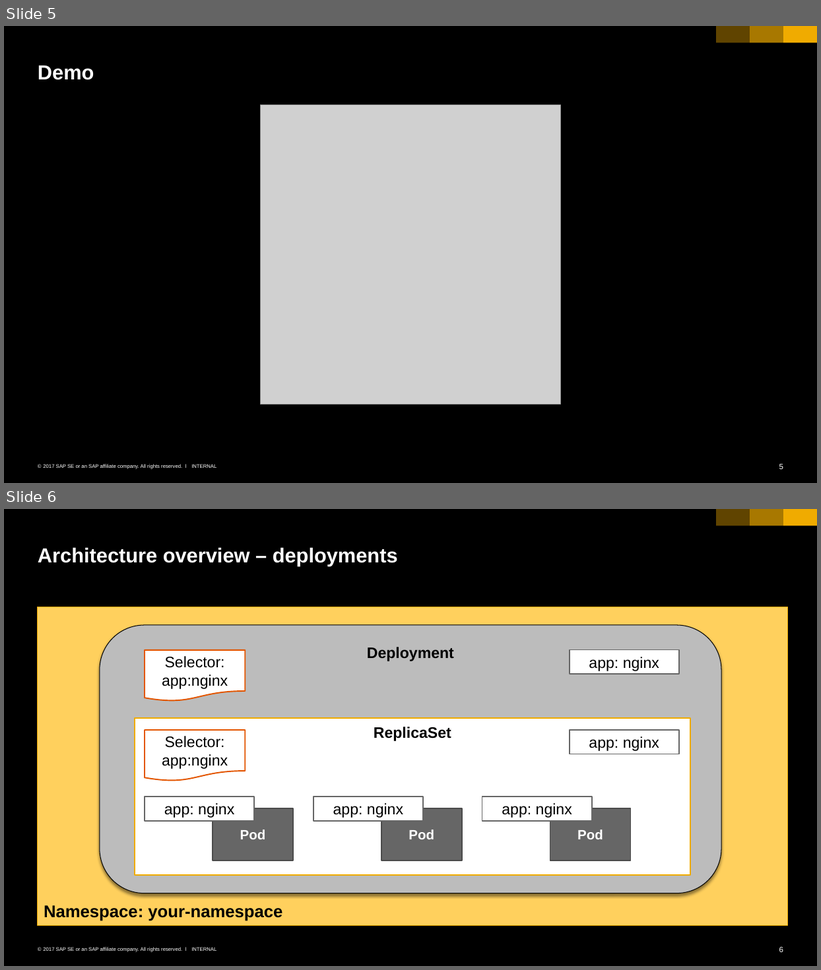
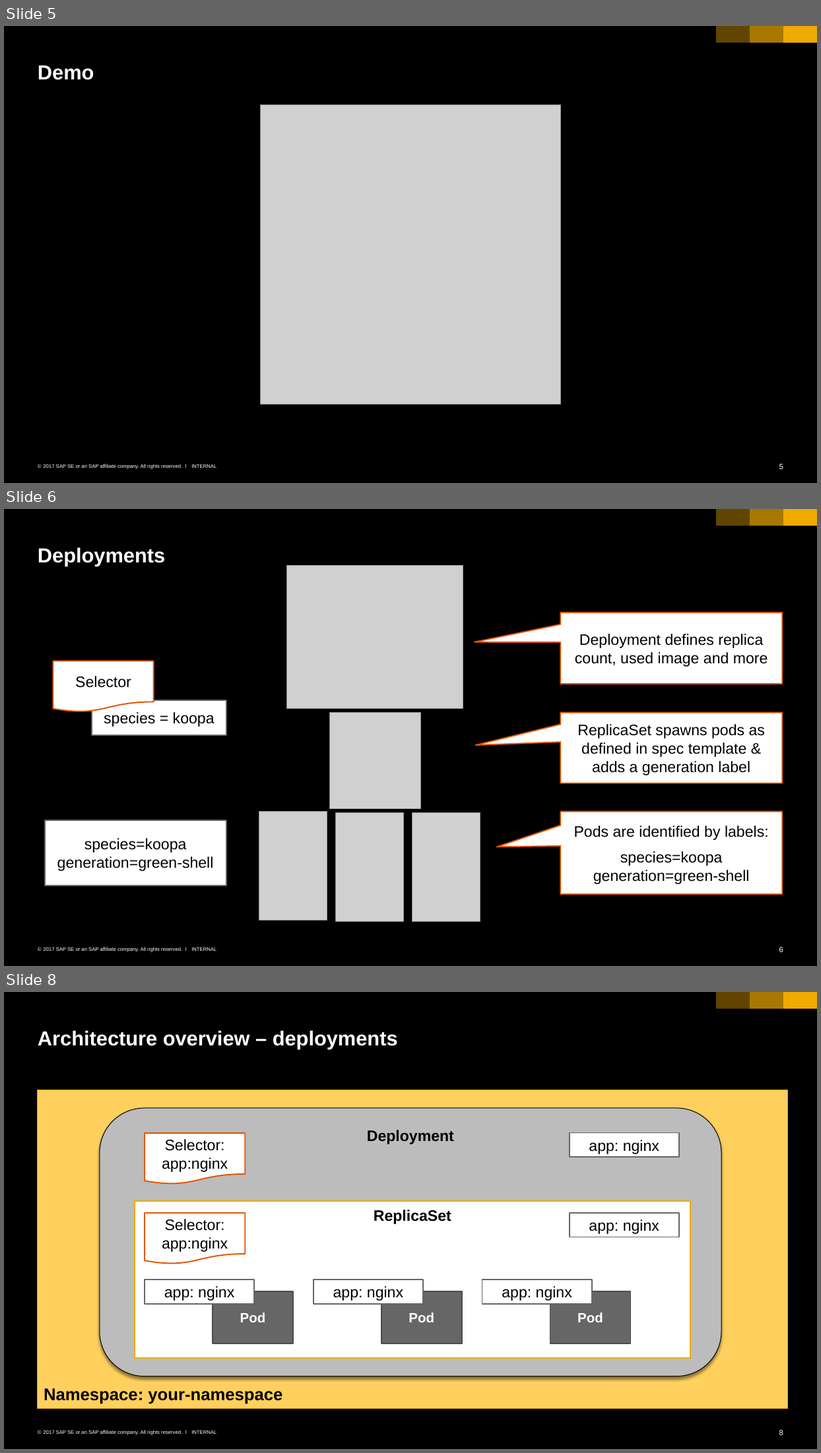
Before and after one commit to cuijiyao01/docker-k8s-training, a slide deck: kubernetes/03_labels_and_deployments.pptx. Shown one above the other, each under a label of ours: slides 5 and 6 before the commit, slides 5, 6 and 8 after it; the slides between them are not shown. The pictures are 821x970 and 821x1453 pixels, drawn with LibreOffice and Linux fonts; fonts in the diff are those of the drawing; grey boxes stand for pictures. Boxes give left, top, right and bottom in pixels: in the first picture for what was removed or moved away, otherwise in the second. Text is boxed around its words. In the diff, an @@ line names an element or a change of style, - is before the commit and + after.

Commit message:
nintendo-fy deployments

```diff
--- a/kubernetes/03_labels_and_deployments.pptx
+++ b/kubernetes/03_labels_and_deployments.pptx
@@ slide 6 added at [4, 509, 817, 966], background #000000; not listed: 6 template elements that a slide beside it also shows @@
@@ title added at [38, 547, 165, 566], 24 pt, text #FFFFFF, bold @@
+Deployments
@@ picture added at [287, 565, 463, 708] @@
@@ speech box added at [560, 613, 782, 684], fill #FFFFFF, outline #E35500 1.5 pt, 18 pt, text #000000 @@
+Deployment defines replica count, used image and more
@@ flow chart document added at [54, 661, 154, 712], fill #FFFFFF, outline #E35500 1.5 pt, 18 pt, text #000000 @@
+Selector
@@ rectangle added at [92, 700, 226, 736], fill #FFFFFF, outline #666666 1.5 pt, 18 pt, text #000000 @@
+species = koopa
@@ picture added at [329, 712, 420, 809] @@
@@ speech box added at [560, 712, 782, 784], fill #FFFFFF, outline #E35500 1.5 pt, 18 pt, text #000000 @@
+ReplicaSet spawns pods as defined in spec template & adds a generation label
@@ rectangle added at [45, 820, 226, 886], fill #FFFFFF, outline #666666 1.5 pt, 18 pt, text #000000 @@
+species=koopa generation=green-shell
@@ picture added at [259, 811, 327, 920] @@
@@ picture added at [335, 813, 404, 921] @@
@@ picture added at [412, 813, 480, 921] @@
@@ speech box added at [560, 811, 782, 894], fill #FFFFFF, outline #E35500 1.5 pt, 18 pt, text #000000 @@
+Pods are identified by labels:
+species=koopa generation=green-shell
@@ what was slide 6 is now slide 8 @@
@@ page number at [780, 1430, 783, 1436]: text changed @@
-6
+8
```
Also in this commit, not shown: 2 slides changed, 1 other slide added.
